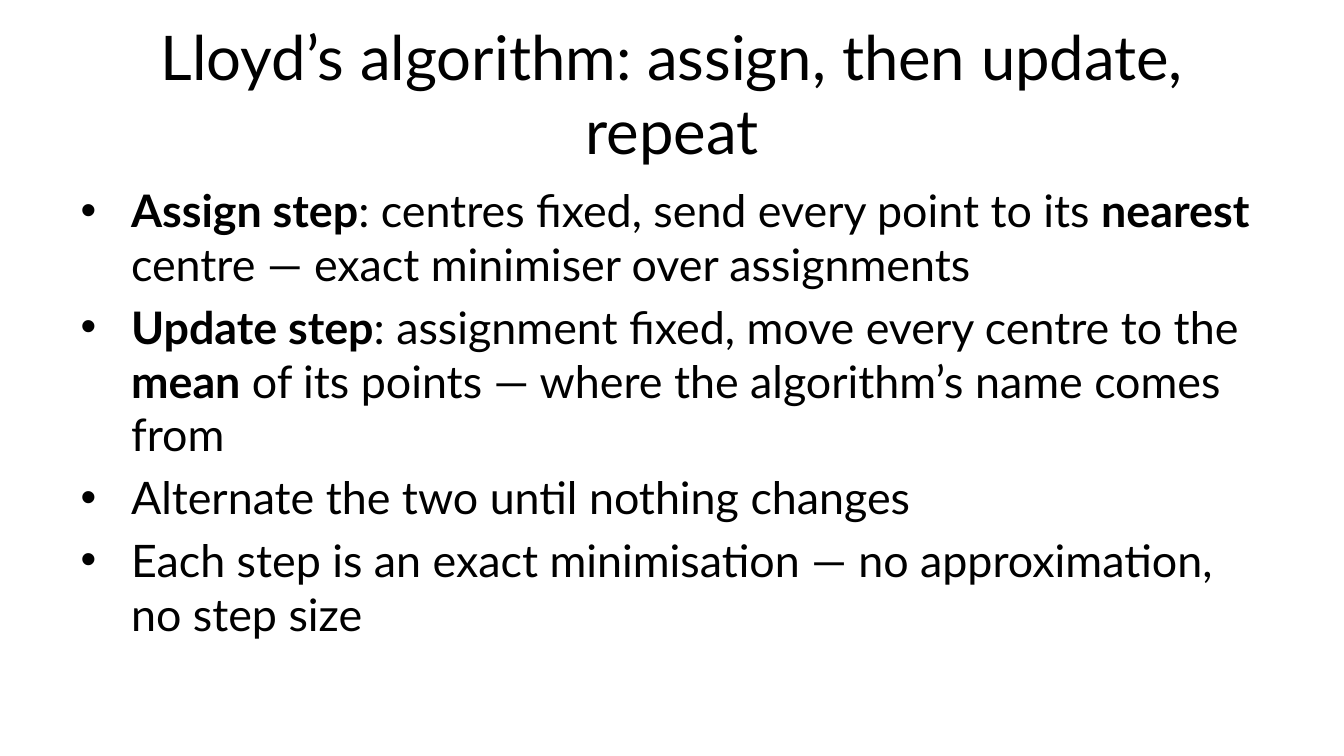
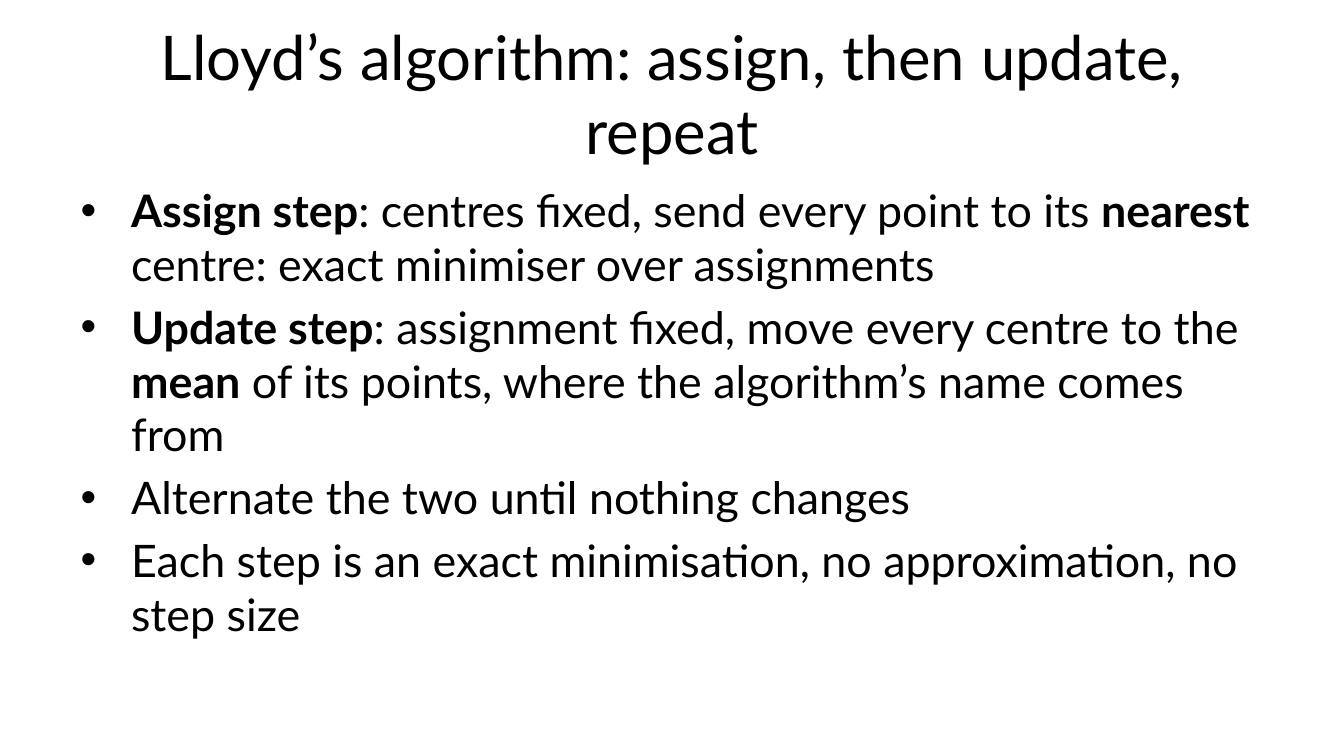
Before and after one commit to fabioantonini/technologies-for-artificial-intelligence, a slide deck: slide 11 of Lessons/08_unsupervised_learning/Slides/unsupervised_learning_slides.pptx. Drawn at 1344x756 pixels with LibreOffice and Linux fonts; fonts in the diff are those of the drawing; background and template pictures are left out. Boxes give left, top, right and bottom in pixels: in the first picture for what was removed or moved away, otherwise in the second. Text is boxed around its words. In the diff, an @@ line names an element or a change of style, - is before the commit and + after.

```diff
--- a/Lessons/08_unsupervised_learning/Slides/unsupervised_learning_slides.pptx
+++ b/Lessons/08_unsupervised_learning/Slides/unsupervised_learning_slides.pptx
@@ text at [131, 193, 1249, 452]: text changed @@
-• Assign step: centres fixed, send every point to its nearest centre — exact minimiser over assignments
-• Update step: assignment fixed, move every centre to the mean of its points — where the algorithm’s name comes from
+• Assign step: centres fixed, send every point to its nearest centre: exact minimiser over assignments
+• Update step: assignment fixed, move every centre to the mean of its points, where the algorithm’s name comes from
@@ text at [131, 544, 1237, 639]: text changed @@
-• Each step is an exact minimisation — no approximation, no step size
+• Each step is an exact minimisation, no approximation, no step size
```
Also in this commit, not shown: 33 other slides changed, 27 other files.
